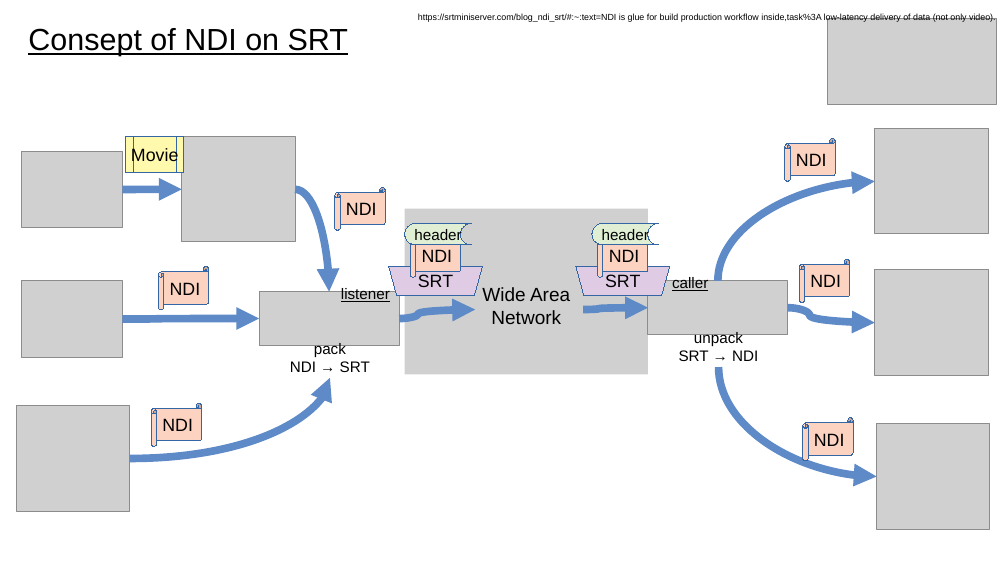
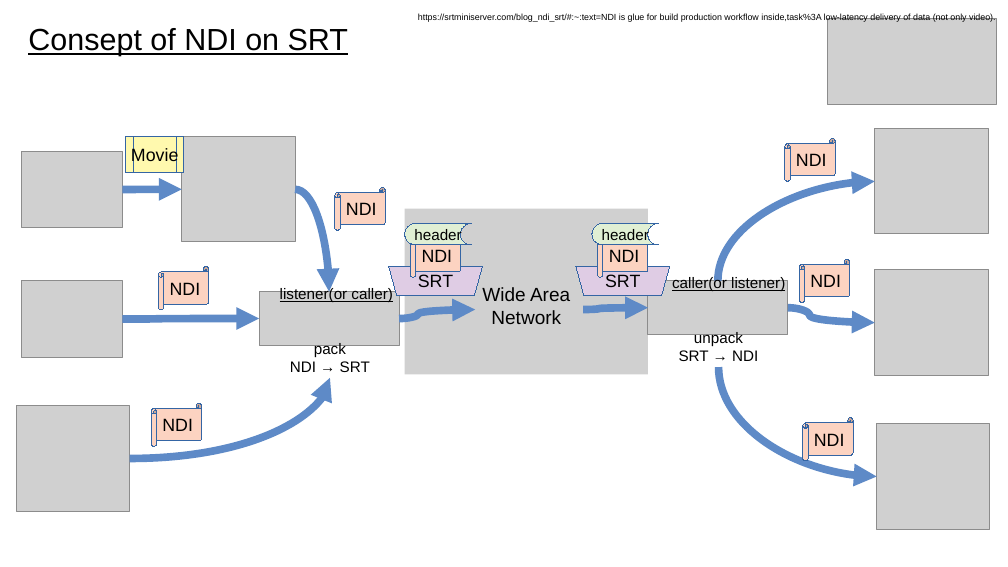
Before and after one commit to HiroshiYAMA/srt, a slide deck: slide 1 of docs/apps/SRT_include_NDI.odp. Drawn at 1008x567 pixels with LibreOffice and Linux fonts; fonts in the diff are those of the drawing; grey boxes stand for pictures. Boxes give left, top, right and bottom in pixels: in the first picture for what was removed or moved away, otherwise in the second. Text is boxed around its words. In the diff, an @@ line names an element or a change of style, - is before the commit and + after.

```diff
--- a/docs/apps/SRT_include_NDI.odp
+++ b/docs/apps/SRT_include_NDI.odp
@@ text at [280, 287, 392, 302]: text changed @@
-listener
+listener(or caller)
@@ text at [672, 276, 785, 291]: text changed @@
-caller
+caller(or listener)
```
Also in this commit, not shown: 1 other file.
